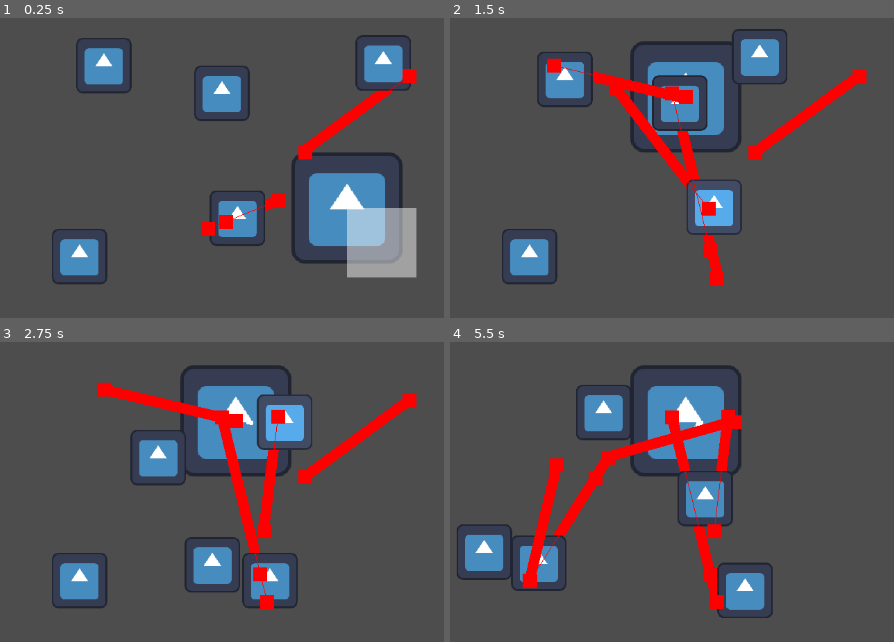
Above: before the commit, frames 1-4 (two rows, left to right).
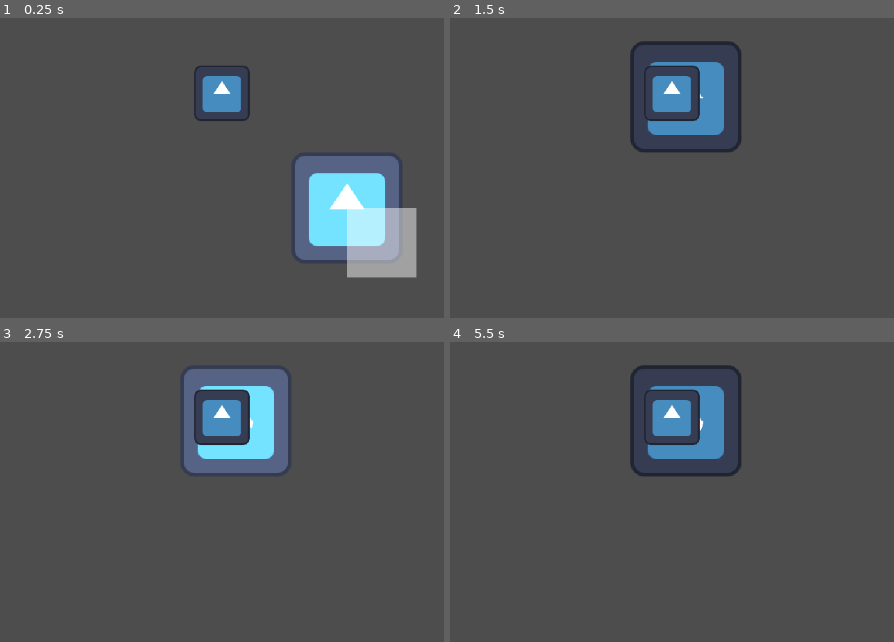
Above: after the commit, the same moments.

Repository: EEGAR1/summer-game-jam
Game: Godot game, scene res://scenes/main.tscn
The game is run twice, just before and just after one commit, with the same random seed, the same clock (stepped at 60 frames per second) and the same inputs. The project has no main scene, so this scene is started directly. The engine's default icon, where the game draws it, is replaced by a stand-in: a white triangle on a blue panel in a dark square.
Inputs (mouse positions are in pixels of both pictures, inside the frame that each line leads up to):
- Up to frame 1 (0.25 s): no input
- Up to frame 2 (1.5 s): move the mouse to (672, 93) at 0.52 s; press the mouse at (672, 93) at 0.53 s; move the mouse to (707, 210) at 1.27 s; release the mouse at (707, 210) at 1.28 s; click (707, 210) at 1.35 s
- Up to frame 3 (2.75 s): move the mouse to (279, 417) at 2.02 s; press the mouse at (279, 417) at 2.03 s
- Up to frame 4 (5.5 s): move the mouse to (609, 459) at 2.77 s; release the mouse at (609, 459) at 2.78 s; click (609, 459) at 2.85 s; move the mouse to (529, 582) at 3.52 s; press the mouse at (529, 582) at 3.53 s; move the mouse to (556, 465) at 4.27 s; release the mouse at (556, 465) at 4.28 s; click (556, 465) at 4.35 s; move the mouse to (836, 531) at 5.02 s; press the mouse at (836, 531) at 5.03 s

The runs differ from the first frame. In frame 1, 15% of the frame differs, in the area x 11-94%, y 5-89%; in frame 2, 12%; in frame 3, 18%, in the area x 11-94%, y 8-89%; in frame 4, 12%.

Commit message:
Simple Action System and Action System Port

Diff:
--- a/scenes/main.tscn
+++ b/scenes/main.tscn
@@ -5,20 +5,21 @@
 [ext_resource type="Script" uid="uid://btahd0w4pgoqa" path="res://scripts/selection_area.gd" id="3_tbgi4"]
 [ext_resource type="PackedScene" uid="uid://bp32hw1hxcqfr" path="res://scenes/classes/building.tscn" id="4_jyhfs"]
 [ext_resource type="Script" uid="uid://cqn63i022vfcq" path="res://scripts/mouse.gd" id="5_tbgi4"]
+[ext_resource type="Script" uid="uid://de53nuysx1qc2" path="res://scripts/build_action.gd" id="5_tefeu"]
+[ext_resource type="Script" uid="uid://b0jvs8432phj" path="res://scripts/action_manager.gd" id="5_tipki"]
+[ext_resource type="Script" uid="uid://bujlqmc6lgjlj" path="res://scripts/idle_action.gd" id="6_o6xl0"]
 
 [sub_resource type="NavigationPolygon" id="NavigationPolygon_lquwl"]
-vertices = PackedVector2Array(512.2969, -256.47656, 514.6328, 277.67188, 454, 189, 454, -79, -129, -260.97656, 186, -79, -129, -75, 186, 189, -493.84375, -263.53906, -397, -262.85938, -397, -75, -540.3594, 272.95313, -15.7578125, 178.84375)
-polygons = Array[PackedInt32Array]([PackedInt32Array(0, 1, 2), PackedInt32Array(0, 2, 3), PackedInt32Array(4, 0, 3), PackedInt32Array(4, 3, 5), PackedInt32Array(6, 4, 5), PackedInt32Array(6, 5, 7), PackedInt32Array(8, 9, 10), PackedInt32Array(11, 8, 10), PackedInt32Array(12, 11, 10), PackedInt32Array(12, 10, 6), PackedInt32Array(12, 6, 7), PackedInt32Array(1, 12, 7), PackedInt32Array(1, 7, 2)])
-outlines = Array[PackedVector2Array]([PackedVector2Array(-558, -334, 582, -326, 585, 362, -16, 250, -618, 358)])
+vertices = PackedVector2Array(100.921875, 51, -101.74219, 51, -99.24219, -48.078125, 100.078125, -49.898438)
+polygons = Array[PackedInt32Array]([PackedInt32Array(0, 1, 2), PackedInt32Array(3, 0, 2)])
+outlines = Array[PackedVector2Array]([PackedVector2Array(-109, -58, 110, -60, 111, 61, -112, 61)])
 sample_partition_type = 1
 cell_size = 16.0
 border_size = 2.0
-agent_radius = 70.0
-
-[sub_resource type="RectangleShape2D" id="RectangleShape2D_h2yge"]
-size = Vector2(128, 128)
 
 [sub_resource type="RectangleShape2D" id="RectangleShape2D_lquwl"]
+
+[sub_resource type="CircleShape2D" id="CircleShape2D_o6xl0"]
 
 [sub_resource type="CircleShape2D" id="CircleShape2D_jyhfs"]
 radius = 5.0
@@ -30,24 +31,6 @@
 
 [node name="NavigationRegion2D" type="NavigationRegion2D" parent="." unique_id=642799099]
 navigation_polygon = SubResource("NavigationPolygon_lquwl")
-
-[node name="StaticBody2D" type="StaticBody2D" parent="NavigationRegion2D" unique_id=198205666]
-position = Vector2(-263, -209)
-
-[node name="CollisionShape2D" type="CollisionShape2D" parent="NavigationRegion2D/StaticBody2D" unique_id=1932644485]
-shape = SubResource("RectangleShape2D_h2yge")
-
-[node name="Icon" type="Sprite2D" parent="NavigationRegion2D/StaticBody2D" unique_id=1453127406]
-texture = ExtResource("2_jyhfs")
-
-[node name="StaticBody2D2" type="StaticBody2D" parent="NavigationRegion2D" unique_id=710775024]
-position = Vector2(320, 55)
-
-[node name="CollisionShape2D" type="CollisionShape2D" parent="NavigationRegion2D/StaticBody2D2" unique_id=2101032826]
-shape = SubResource("RectangleShape2D_h2yge")
-
-[node name="Icon" type="Sprite2D" parent="NavigationRegion2D/StaticBody2D2" unique_id=1304518881]
-texture = ExtResource("2_jyhfs")
 
 [node name="SelectionArea" type="Area2D" parent="." unique_id=849331238]
 script = ExtResource("3_tbgi4")
@@ -66,17 +49,19 @@
 [node name="Person" parent="." unique_id=1228245065 instance=ExtResource("1_sugp2")]
 position = Vector2(-36, -33)
 
-[node name="Person2" parent="." unique_id=2061796233 instance=ExtResource("1_sugp2")]
-position = Vector2(-40, 6)
+[node name="ActionManager" type="Node2D" parent="Person" unique_id=1220845141]
+script = ExtResource("5_tipki")
 
-[node name="Person3" parent="." unique_id=1278096881 instance=ExtResource("1_sugp2")]
-position = Vector2(18, -38)
+[node name="BuildAction" type="Node2D" parent="Person/ActionManager" unique_id=168222454]
+script = ExtResource("5_tefeu")
 
-[node name="Person4" parent="." unique_id=11295112 instance=ExtResource("1_sugp2")]
-position = Vector2(-70, -41)
+[node name="BuildArea" type="Area2D" parent="Person/ActionManager/BuildAction" unique_id=2061114698]
 
-[node name="Person5" parent="." unique_id=2113131330 instance=ExtResource("1_sugp2")]
-position = Vector2(-77, 14)
+[node name="CollisionShape2D" type="CollisionShape2D" parent="Person/ActionManager/BuildAction/BuildArea" unique_id=939304619]
+shape = SubResource("CircleShape2D_o6xl0")
+
+[node name="IdleAction" type="Node2D" parent="Person/ActionManager" unique_id=531507923]
+script = ExtResource("6_o6xl0")
 
 [node name="Mouse" type="Area2D" parent="." unique_id=1561236064]
 script = ExtResource("5_tbgi4")
--- a/scenes/prefab/person.tscn
+++ b/scenes/prefab/person.tscn
@@ -22,6 +22,7 @@
 shape = SubResource("RectangleShape2D_1bvp3")
 
 [node name="NavigationAgent2D" type="NavigationAgent2D" parent="." unique_id=1929608735]
+path_desired_distance = 50.0
 path_max_distance = 100000.0
 avoidance_enabled = true
 radius = 8.0
--- /dev/null
+++ b/scripts/action_manager.gd
@@ -0,0 +1,3 @@
+extends Node2D
+
+var current_action : Node2D
--- /dev/null
+++ b/scripts/build_action.gd
@@ -0,0 +1,24 @@
+extends Action
+
+@onready var build_area: Area2D = $BuildArea
+
+# Called every frame. 'delta' is the elapsed time since the previous frame.
+func _process(delta: float) -> void:
+	var overlp = build_area.get_overlapping_areas().filter(func(x): return x.is_in_group("POI"))
+
+	if parent_is_ready:
+		print(build_area.get_overlapping_areas())
+		for i in overlp:
+			i = i as Building
+
+			parent.current_state = Person.STATE.USINGACTION
+			current_action = self
+
+			i.built.connect(end)
+
+	elif is_current_action:
+		for i in overlp:
+			i.current_work += delta
+
+func end():
+	parent.current_state = Person.STATE.WORKING
--- a/scripts/building.gd
+++ b/scripts/building.gd
@@ -1,4 +1,4 @@
-class_name Building extends Area2D
+class_name Building extends POI
 
 @export var work_needed := 20.0
 var current_work := 0.0
@@ -16,6 +16,9 @@
 
 # Called every frame. 'delta' is the elapsed time since the previous frame.
 func _process(delta: float) -> void:
+	building_process(delta)
+
+func building_process(delta : float):
 	queue_redraw()
 	match current_state:
 		STATE.PLACING:
@@ -24,13 +27,6 @@
 				current_state = STATE.BUILDING
 
 		STATE.BUILDING:
-			for person in get_overlapping_bodies().filter(func(x): return x is Person):
-				person = person as Person
-				if person.current_state == Person.STATE.WORKING and collision_shape_2d.shape.get_rect().has_point(to_local(person.navigation_agent.target_position)):
-					person.current_state = Person.STATE.BUILDING
-				elif person.current_state == Person.STATE.BUILDING:
-					current_work += delta
-
 			if current_work > work_needed:
 				built.emit()
 				current_state = STATE.BUILT
--- /dev/null
+++ b/scripts/classes/action.gd
@@ -0,0 +1,19 @@
+class_name Action extends Node2D
+
+var parent : Person :
+	get():
+		return get_parent().get_parent() as Person
+
+var parent_is_ready : bool :
+	get():
+		return parent.current_state == Person.STATE.WORKING and len(parent.current_path.path) == 0
+
+var current_action : Node2D :
+	get():
+		return get_parent().current_action
+	set(value):
+		get_parent().current_action = value
+
+var is_current_action : bool :
+	get():
+		return parent.current_state == Person.STATE.USINGACTION and current_action == self
--- a/scripts/classes/custom_nav_path.gd
+++ b/scripts/classes/custom_nav_path.gd
@@ -28,7 +28,7 @@
 	if len(path) <= 0:	return global_position
 
 	var p = path[0]
-	if global_position.distance_to(p) < 8.0:
+	if global_position.distance_to(p) < 10.0:
 		reach()
 
 	return p
--- /dev/null
+++ b/scripts/classes/poi.gd
@@ -0,0 +1,7 @@
+class_name POI extends Area2D
+
+func _init() -> void:
+	draw.connect(_draw_me)
+
+func _draw_me():
+	modulate = Color(1.62, 1.62, 1.62, 1.0) if self == Globals.hover_target else Color(1.0, 1.0, 1.0, 1.0)
--- /dev/null
+++ b/scripts/idle_action.gd
@@ -0,0 +1,9 @@
+extends Action
+
+@export var freq := 12
+
+# Called every frame. 'delta' is the elapsed time since the previous frame.
+func _process(delta: float) -> void:
+	if parent_is_ready:
+		if randi_range(0, int(freq/(delta * (parent.stress + 1)))) == 0:
+			parent.set_movement_target(parent.global_position + Vector2(randf_range(-250,250), randf_range(-250,250)))
--- a/scripts/mouse.gd
+++ b/scripts/mouse.gd
@@ -9,5 +9,4 @@
 # Called every frame. 'delta' is the elapsed time since the previous frame.
 func _process(delta: float) -> void:
 	global_position = get_global_mouse_position()
-	print(Globals.hover_target)
 	Globals.hover_target = get_overlapping_areas().filter(func(x): return x.is_in_group("POI")).back()
--- a/scripts/person.gd
+++ b/scripts/person.gd
@@ -1,12 +1,12 @@
 class_name Person extends CharacterBody2D
 
-@export var max_size := 30.0
-@export var min_size := 8.0
+## STATS
+var stress := 0.0 # The higher the stress, the lower the threshold for action and the higher the speed
 
 enum STATE {
 	WORKING,
 	SELECTED,
-	BUILDING
+	USINGACTION
 }
 var current_state := STATE.WORKING
 
@@ -34,8 +34,8 @@
 		for i in target_positions:
 			if target_positions.find(i) == id:	continue
 
-			if i.distance_to(movement_target) < 10.0:
-				movement_target += Vector2(cos(rand), sin(rand)) * 20.0
+			if i.distance_to(movement_target) < 16.0:
+				movement_target += Vector2(cos(rand), sin(rand)) * 16.0
 
 	navigation_agent.target_position = movement_target
 
@@ -45,7 +45,8 @@
 func path_postprocess():
 	current_path.clear()
 	current_path.translate(navigation_agent.get_current_navigation_path())
-	current_path.path = [current_path.path[0], current_path.path[len(current_path.path) - 1]] # Strip path
+	#if len(current_path.path) < 0:
+	#	current_path.path = [current_path.path[0], current_path.path[len(current_path.path) - 1]] # Strip path
 
 	'''
 	for step in range(steps):
@@ -98,9 +99,8 @@
 				current_state = STATE.SELECTED
 
 			# Pathfind to target
-			if navigation_agent.is_navigation_finished():
+			if navigation_agent.is_navigation_finished() or global_position.distance_to(navigation_agent.target_position) < 5.0:
 				navigation_agent.set_velocity(Vector2.ZERO)
-				sensing() # if we are standing still, sense whats around us
 				return
 
 			var current_agent_position: Vector2 = global_position
@@ -117,7 +117,7 @@
 				set_movement_target(get_global_mouse_position())
 				current_state = STATE.WORKING
 
-		STATE.BUILDING:
+		STATE.USINGACTION:
 			stopped = true
 
 	target_positions.set(id, navigation_agent.target_position)
Not shown, added: scripts/action_manager.gd.uid
Not shown, added: scripts/build_action.gd.uid
Not shown, added: scripts/classes/action.gd.uid
Not shown, added: scripts/classes/poi.gd.uid
Not shown, added: scripts/idle_action.gd.uid
